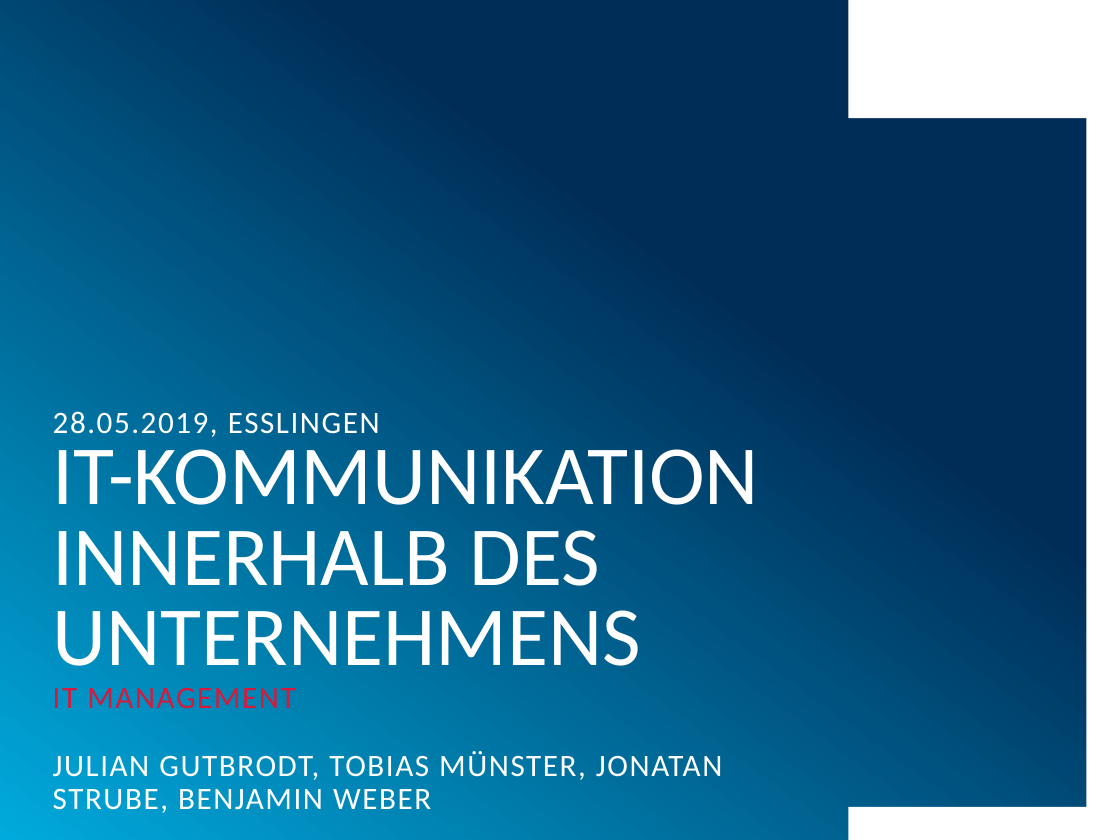
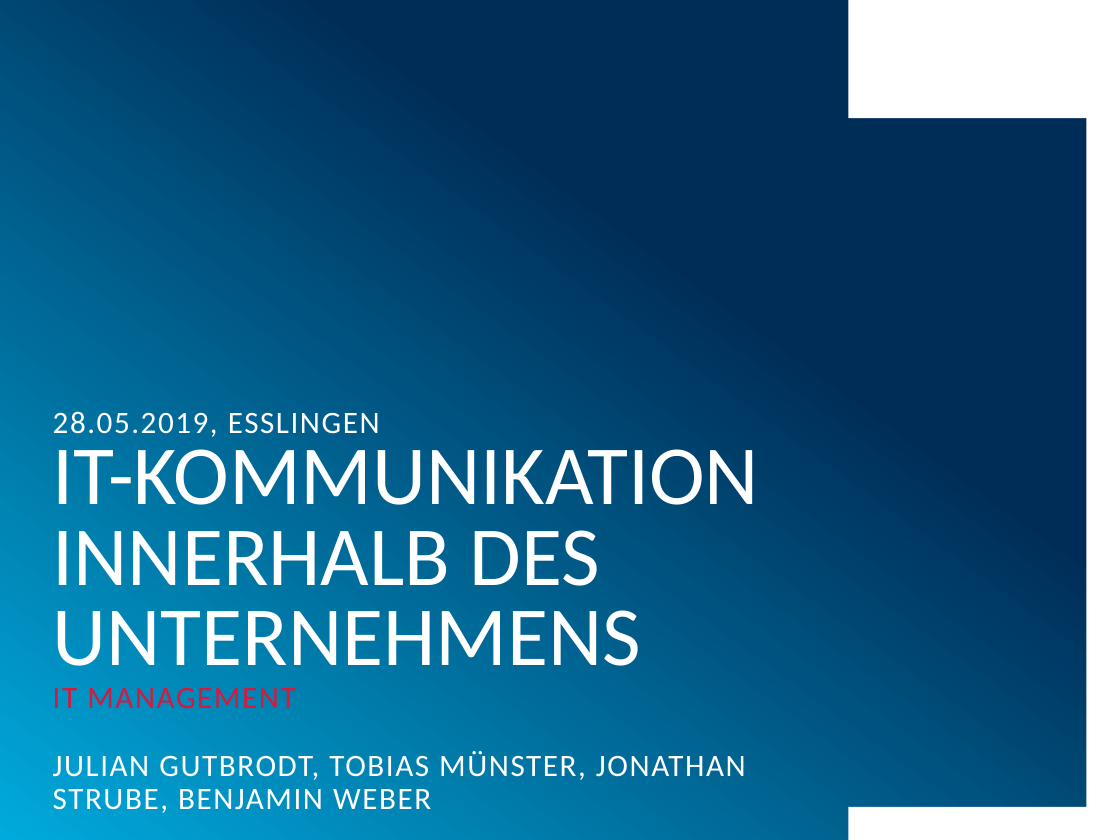
Before and after one commit to muensto/itm_vortrag_1233, a slide deck: slide 1 of 20190528.pptx. Drawn at 1120x840 pixels with LibreOffice and Linux fonts; fonts in the diff are those of the drawing; background and template pictures are left out. Boxes give left, top, right and bottom in pixels: in the first picture for what was removed or moved away, otherwise in the second. Text is boxed around its words. In the diff, an @@ line names an element or a change of style, - is before the commit and + after.

```diff
--- a/20190528.pptx
+++ b/20190528.pptx
@@ text at (53,751,746,813): text changed @@
-JULIAN GUTBRODT, TOBIAS MÜNSTER, JONATAN STRUBE, BENJAMIN WEBER
+JULIAN GUTBRODT, TOBIAS MÜNSTER, JONATHAN STRUBE, BENJAMIN WEBER
```
Also in this commit, not shown: 1 other slide changed, 13 slides added.
